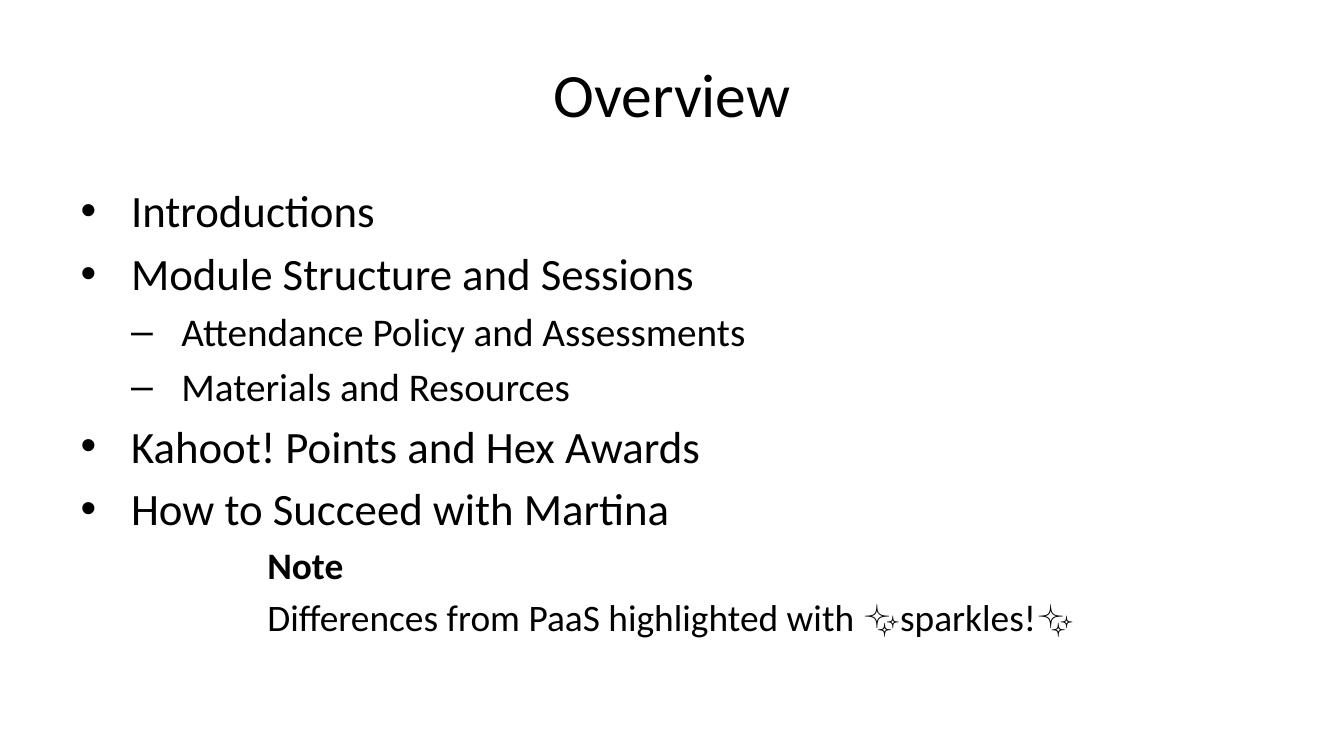
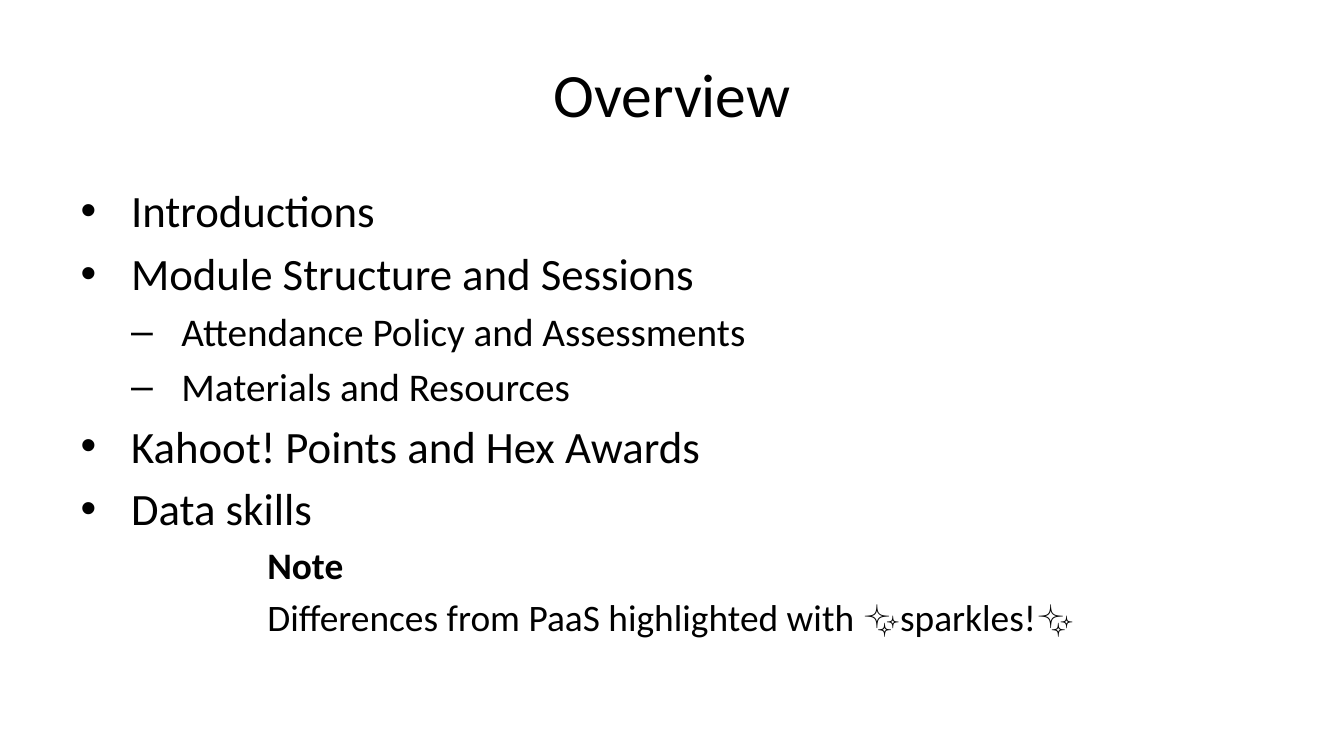
Before and after one commit to SussexPsychMethods/and_lectures, a slide deck: slide 2 of 2024/lecture_01.pptx (slide 3 before the commit). Drawn at 1344x756 pixels with LibreOffice and Linux fonts; fonts in the diff are those of the drawing. Boxes give left, top, right and bottom in pixels: in the first picture for what was removed or moved away, otherwise in the second. Text is boxed around its words. In the diff, an @@ line names an element or a change of style, - is before the commit and + after.

```diff
--- a/2024/lecture_01.pptx
+++ b/2024/lecture_01.pptx
@@ text at [131,494,312,526]: text changed @@
-• How to Succeed with Martina
+• Data skills
```
Also in this commit, not shown: 1 other slide changed, 1 slide removed, 1 other file.
